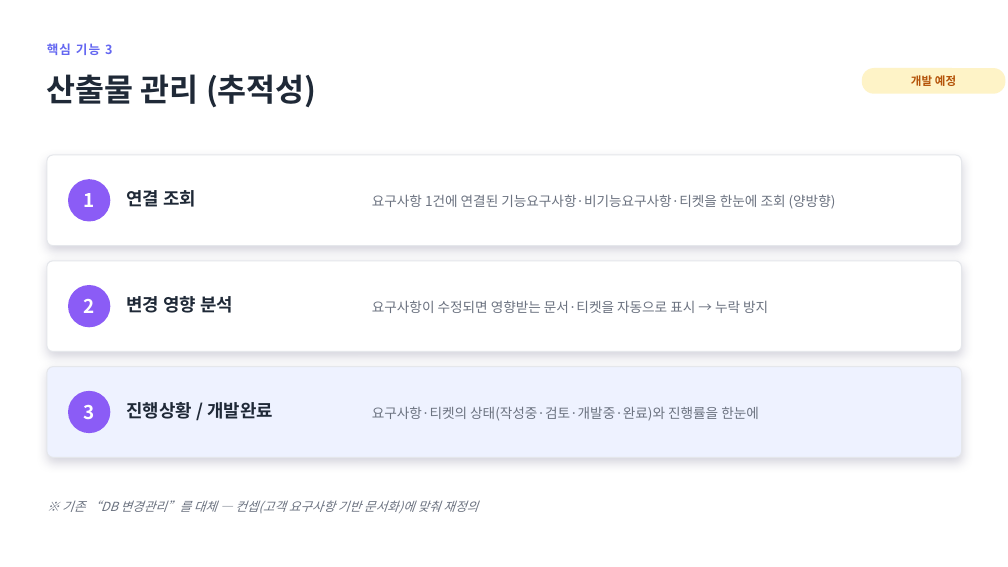
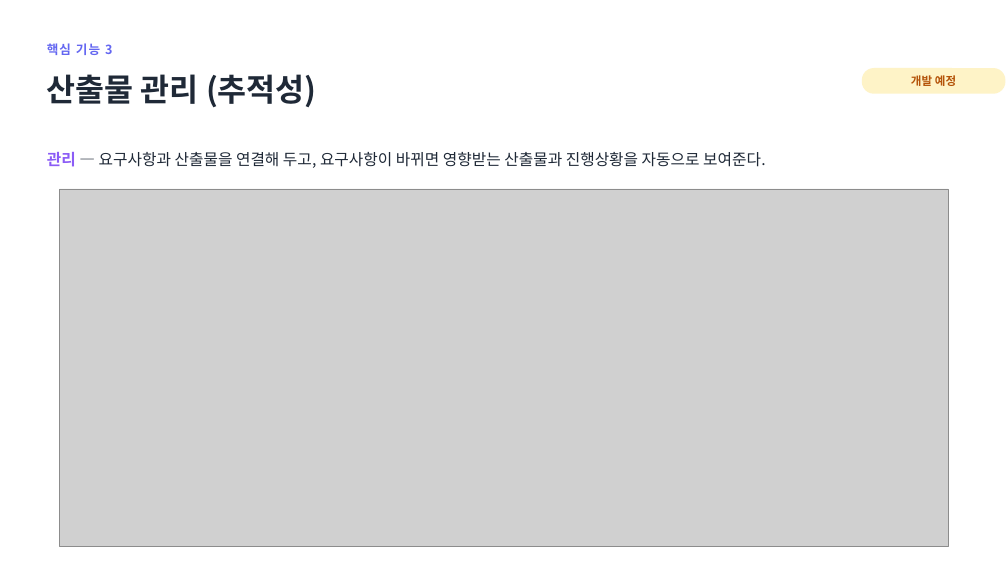
Before and after one commit to jihunhan98/semes-superrookie, a slide deck: slide 12 of docs/진행공유_요구사항자동화.pptx. Drawn at 1008x567 pixels with LibreOffice and Linux fonts; fonts in the diff are those of the drawing; grey boxes stand for pictures. Boxes give left, top, right and bottom in pixels: in the first picture for what was removed or moved away, otherwise in the second. Text is boxed around its words. In the diff, an @@ line names an element or a change of style, - is before the commit and + after.

```diff
--- a/docs/진행공유_요구사항자동화.pptx
+++ b/docs/진행공유_요구사항자동화.pptx
@@ rounded rectangle removed at bbox=[47, 155, 962, 246] @@
@@ text added at bbox=[47, 152, 766, 168], 15 pt, text #1F2937 @@
+관리 — 요구사항과 산출물을 연결해 두고, 요구사항이 바뀌면 영향받는 산출물과 진행상황을 자동으로 보여준다.
@@ ellipse removed at bbox=[68, 179, 110, 222] @@
-1
@@ picture added at bbox=[60, 189, 948, 547] @@
@@ text removed at bbox=[126, 190, 196, 207] @@
-연결 조회
@@ text removed at bbox=[372, 194, 836, 209] @@
-요구사항 1건에 연결된 기능요구사항·비기능요구사항·티켓을 한눈에 조회 (양방향)
@@ rounded rectangle removed at bbox=[47, 261, 962, 352] @@
@@ ellipse removed at bbox=[68, 285, 110, 327] @@
-2
@@ text removed at bbox=[126, 296, 233, 313] @@
-변경 영향 분석
@@ text removed at bbox=[372, 300, 768, 313] @@
-요구사항이 수정되면 영향받는 문서·티켓을 자동으로 표시 → 누락 방지
@@ rounded rectangle removed at bbox=[47, 367, 962, 457] @@
@@ ellipse removed at bbox=[68, 391, 110, 433] @@
-3
@@ text removed at bbox=[126, 402, 273, 419] @@
-진행상황 / 개발완료
@@ text removed at bbox=[372, 406, 759, 421] @@
-요구사항·티켓의 상태(작성중·검토·개발중·완료)와 진행률을 한눈에
@@ text removed at bbox=[62, 500, 478, 513] @@
-※ 기존 “DB 변경관리”를 대체 — 컨셉(고객 요구사항 기반 문서화)에 맞춰 재정의
```
Also in this commit, not shown: 3 other files.
